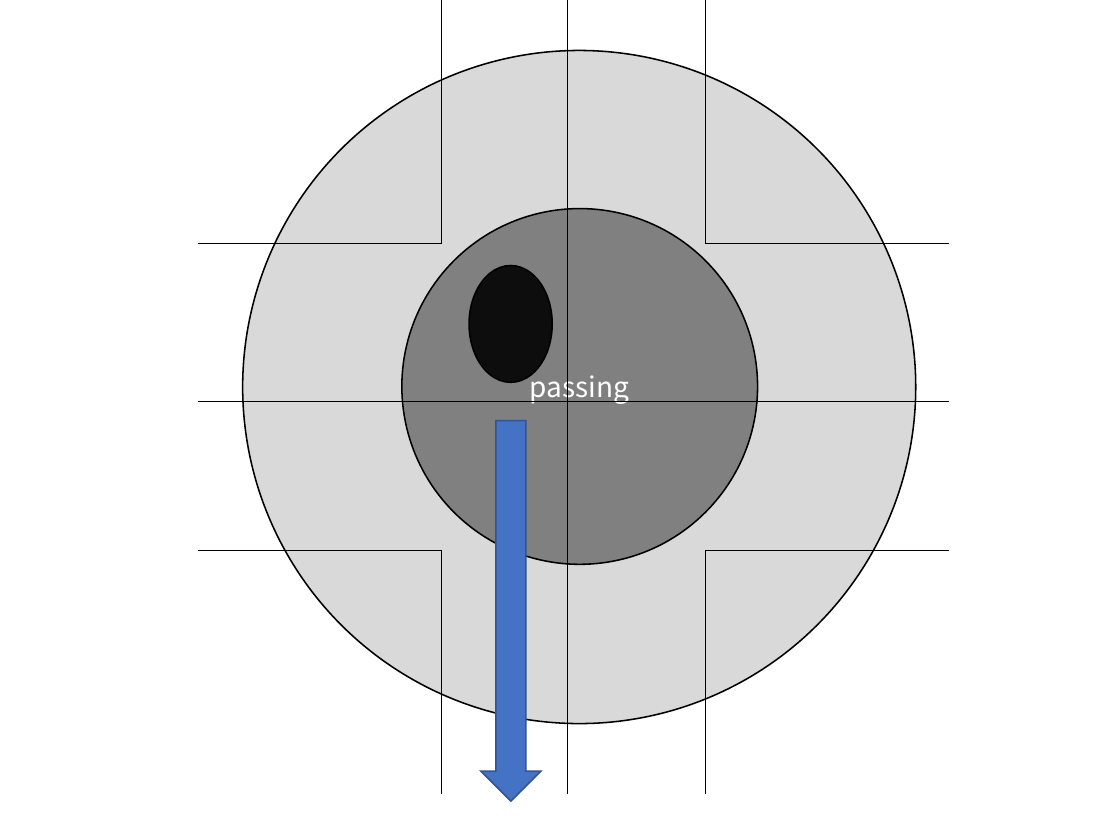
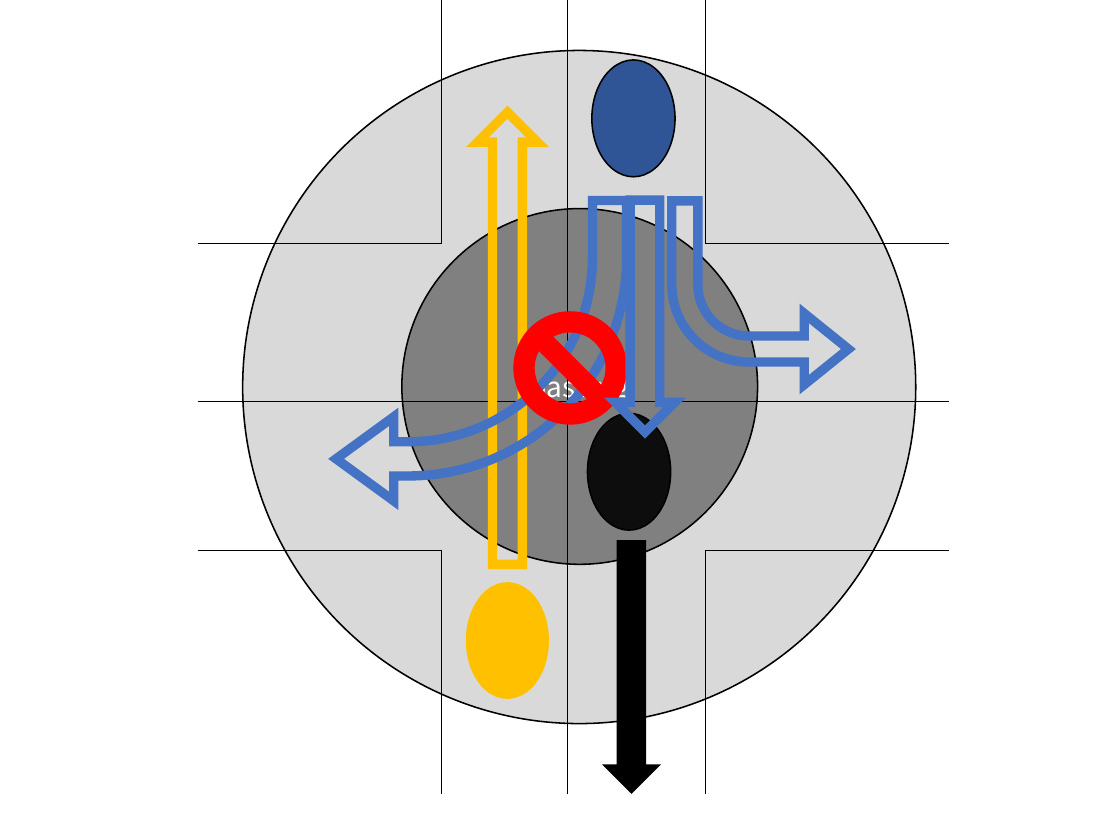
Before and after one commit to Sahara62/SSI2019, a slide deck: slide 3 of model.pptx. Drawn at 1120x840 pixels with LibreOffice and Linux fonts; fonts in the diff are those of the drawing. Boxes give left, top, right and bottom in pixels: in the first picture for what was removed or moved away, otherwise in the second. Text is boxed around its words. In the diff, an @@ line names an element or a change of style, - is before the commit and + after.

```diff
--- a/model.pptx
+++ b/model.pptx
@@ ellipse added at [591, 60, 674, 177], fill #2F5597, outline #000000 1 pt @@
@@ down arrow added at [477, 112, 536, 564], outline #FFC000 6 pt @@
@@ bent arrow added at [336, 200, 626, 501], outline #4472C4 6 pt @@
@@ down arrow added at [615, 200, 674, 432], outline #4472C4 6 pt @@
@@ bent arrow added at [672, 200, 849, 384], outline #4472C4 6 pt @@
@@ no-entry sign added at [513, 311, 626, 424], fill #FF0000 @@
@@ ellipse: place and size @@
-ellipse at [469, 265, 552, 382]
+ellipse at [588, 413, 671, 530]
@@ down arrow: place and size @@
-down arrow at [480, 421, 540, 802]
+down arrow at [601, 540, 661, 794]
@@ down arrow at [601, 540, 661, 794]: fill #4472C4 to #000000; outline #325491 1 pt to none @@
@@ ellipse added at [466, 582, 549, 699], fill #FFC000 @@
```
Also in this commit, not shown: 18 other files.
